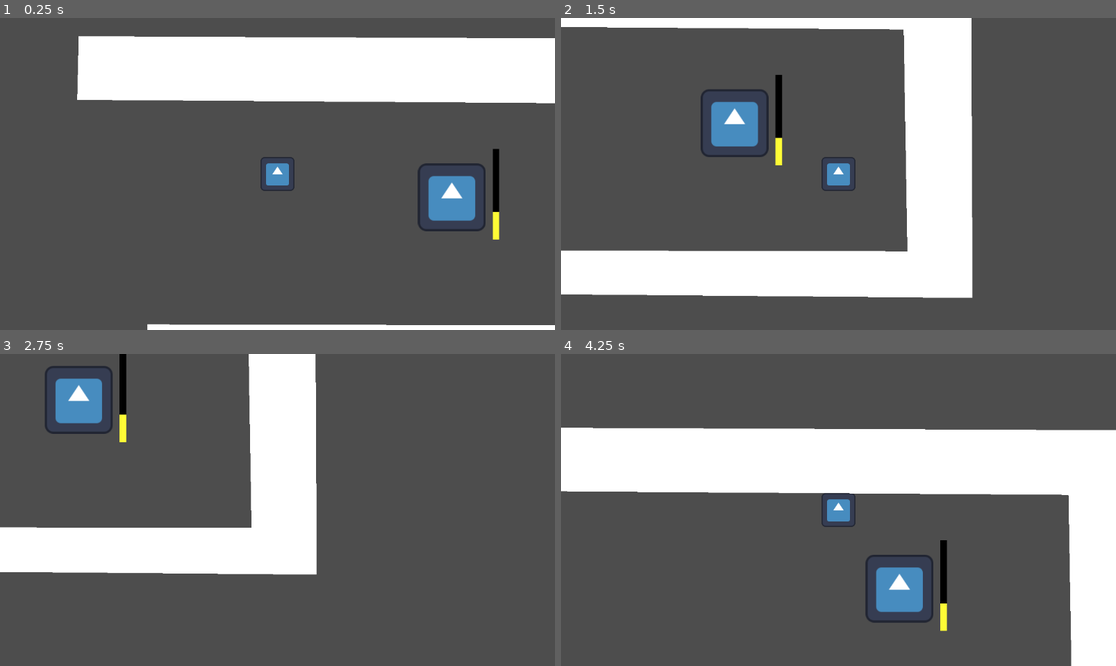
Above: before the commit, frames 1-4 (two rows, left to right).
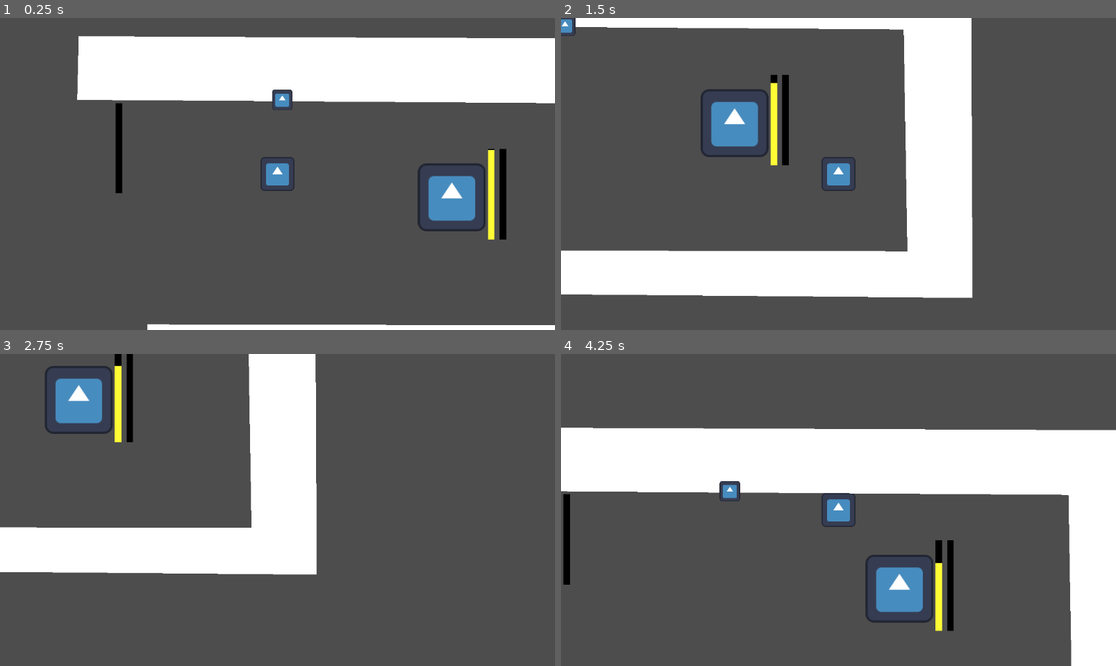
Above: after the commit, the same moments.

Repository: Marcopole11/minijam178
Game: Godot game, scene res://mundo.tscn
Same seed, same stepped clock (60 frames per second), same inputs: the game is played once before the commit and once after it. The engine's default icon, where the game draws it, is replaced by a stand-in: a white triangle on a blue panel in a dark square.
Inputs:
- Up to frame 1 (0.25 s): no input
- Up to frame 2 (1.5 s): hold D (move_right) 0.53-1.28 s; hold S (move_down) from 1.28 s (still down)
- Up to frame 3 (2.75 s): tap Enter at 2 s; release S (move_down) at 2.03 s; hold D (move_right) from 2.03 s (still down)
- Up to frame 4 (4.25 s): tap Space at 2.75 s; release D (move_right) at 2.78 s; hold W (move_up) 2.78-3.53 s; hold A (move_left) from 3.53 s (still down)

The runs differ from the first frame. In frame 1, 1.5% of the frame differs, in the area x 20-92%, y 22-72%; in frame 2, 1.1%; in frame 3, 0.9%; in frame 4, 1.5%.

Commit message:
Telefono de pisa

Diff:
--- a/minijam178/Scenes/heart.tscn
+++ b/minijam178/Scenes/heart.tscn
@@ -1,6 +1,6 @@
 [gd_scene load_steps=6 format=3 uid="uid://buraukd85vvlu"]
 
-[ext_resource type="Script" path="res://Scenes/heart.gd" id="1_7mgdm"]
+[ext_resource type="Script" path="res://Scripts/heart.gd" id="1_7mgdm"]
 [ext_resource type="Texture2D" uid="uid://bnry03au5ypvg" path="res://icon.svg" id="2_dhlfi"]
 [ext_resource type="Texture2D" uid="uid://cc60agepb8bb6" path="res://textures/bars/Texturastaminabg.png" id="3_pi4lc"]
 [ext_resource type="Texture2D" uid="uid://bm744ypxq3y1m" path="res://textures/bars/Texturastamina.png" id="4_vhjkl"]
@@ -8,17 +8,19 @@
 [sub_resource type="RectangleShape2D" id="RectangleShape2D_apqny"]
 size = Vector2(128, 128)
 
-[node name="Heart" type="StaticBody2D"]
+[node name="Heart" type="StaticBody2D" node_paths=PackedStringArray("interactor_Area", "need_bar", "rage_bar")]
 position = Vector2(0, -1)
 script = ExtResource("1_7mgdm")
+interactor_Area = NodePath("Interactor_Area")
+need_decrease = 0.1
+need_bar = NodePath("need_bar")
+rage_increase = 0.1
+rage_bar = NodePath("rage_bar")
 
-[node name="Icon" type="Sprite2D" parent="."]
-texture = ExtResource("2_dhlfi")
-
-[node name="TextureProgressBar" type="TextureProgressBar" parent="."]
-offset_left = 77.0
+[node name="need_bar" type="TextureProgressBar" parent="."]
+offset_left = 68.0
 offset_top = -91.0
-offset_right = 241.0
+offset_right = 232.0
 offset_bottom = 1373.0
 scale = Vector2(0.0764532, 0.116335)
 value = 30.0
@@ -26,6 +28,20 @@
 texture_under = ExtResource("3_pi4lc")
 texture_progress = ExtResource("4_vhjkl")
 
+[node name="rage_bar" type="TextureProgressBar" parent="."]
+offset_left = 90.0
+offset_top = -91.0
+offset_right = 254.0
+offset_bottom = 1373.0
+scale = Vector2(0.0764532, 0.116335)
+value = 30.0
+fill_mode = 3
+texture_under = ExtResource("3_pi4lc")
+texture_progress = ExtResource("4_vhjkl")
+
+[node name="Icon" type="Sprite2D" parent="."]
+texture = ExtResource("2_dhlfi")
+
 [node name="Interactor_Area" type="Area2D" parent="."]
 position = Vector2(2, 0)
 
--- /dev/null
+++ b/minijam178/Scenes/phone.tscn
@@ -0,0 +1,26 @@
+[gd_scene load_steps=5 format=3 uid="uid://byc6xlkqcithr"]
+
+[ext_resource type="Script" path="res://Scripts/phone.gd" id="1_nvc3l"]
+[ext_resource type="Texture2D" uid="uid://bnry03au5ypvg" path="res://icon.svg" id="2_ty8sn"]
+[ext_resource type="AudioStream" uid="uid://ccwfdxnqflylh" path="res://Sounds/Cartoon phone call (sound effect) [uO6G3g5UZKA].mp3" id="3_l0i3a"]
+
+[sub_resource type="CircleShape2D" id="CircleShape2D_o55th"]
+radius = 40.0
+
+[node name="phone" type="Node2D" node_paths=PackedStringArray("call_sound")]
+script = ExtResource("1_nvc3l")
+call_sound = NodePath("AudioStreamPlayer2D")
+
+[node name="Area2D" type="Area2D" parent="."]
+
+[node name="CollisionShape2D" type="CollisionShape2D" parent="Area2D"]
+shape = SubResource("CircleShape2D_o55th")
+
+[node name="Icon" type="Sprite2D" parent="Area2D"]
+scale = Vector2(0.3, 0.3)
+texture = ExtResource("2_ty8sn")
+
+[node name="AudioStreamPlayer2D" type="AudioStreamPlayer2D" parent="."]
+stream = ExtResource("3_l0i3a")
+
+[connection signal="body_entered" from="Area2D" to="." method="_on_area_2d_body_entered"]
--- /dev/null
+++ b/minijam178/Scenes/pizzaguy.tscn
@@ -0,0 +1,40 @@
+[gd_scene load_steps=6 format=3 uid="uid://i42moxoncfea"]
+
+[ext_resource type="Texture2D" uid="uid://bnry03au5ypvg" path="res://icon.svg" id="1_m3da7"]
+[ext_resource type="Script" path="res://Scripts/food_processor.gd" id="1_v7kgq"]
+[ext_resource type="Texture2D" uid="uid://cc60agepb8bb6" path="res://textures/bars/Texturastaminabg.png" id="2_ubgcb"]
+[ext_resource type="Texture2D" uid="uid://bm744ypxq3y1m" path="res://textures/bars/Texturastamina.png" id="3_op8x0"]
+
+[sub_resource type="CircleShape2D" id="CircleShape2D_kqqdw"]
+radius = 124.326
+
+[node name="Pizzaguy" type="StaticBody2D" node_paths=PackedStringArray("timeleft_bar", "pizzaGuy_sprite")]
+script = ExtResource("1_v7kgq")
+timeleft_bar = NodePath("timeleft_bar")
+pizzaGuy_sprite = NodePath("Icon")
+
+[node name="Icon" type="Sprite2D" parent="."]
+texture = ExtResource("1_m3da7")
+
+[node name="Area2D" type="Area2D" parent="."]
+
+[node name="CollisionShape2D" type="CollisionShape2D" parent="Area2D"]
+shape = SubResource("CircleShape2D_kqqdw")
+
+[node name="pizzaTimer" type="Timer" parent="."]
+wait_time = 5.0
+one_shot = true
+
+[node name="timeleft_bar" type="TextureProgressBar" parent="."]
+offset_left = 80.0
+offset_top = -74.0
+offset_right = 244.0
+offset_bottom = 1390.0
+scale = Vector2(0.0764532, 0.116335)
+value = 30.0
+fill_mode = 3
+texture_under = ExtResource("2_ubgcb")
+texture_progress = ExtResource("3_op8x0")
+
+[connection signal="body_entered" from="Area2D" to="." method="_on_area_2d_body_entered"]
+[connection signal="timeout" from="pizzaTimer" to="." method="_on_timer_timeout"]
--- a/minijam178/Scenes/player.tscn
+++ b/minijam178/Scenes/player.tscn
@@ -6,7 +6,7 @@
 [sub_resource type="RectangleShape2D" id="RectangleShape2D_5puha"]
 size = Vector2(64, 64)
 
-[node name="Player" type="CharacterBody2D"]
+[node name="Player" type="CharacterBody2D" groups=["player"]]
 position = Vector2(385, 274)
 motion_mode = 1
 script = ExtResource("1_g4ryt")
--- /dev/null
+++ b/minijam178/Scripts/food_processor.gd
@@ -0,0 +1,28 @@
+extends StaticBody2D
+
+@export var timeleft_bar:TextureProgressBar
+@export var pizzaGuy_sprite:Sprite2D
+@export var phone:Node2D
+
+@onready var pizzaTimer: Timer = $pizzaTimer
+
+signal phone_sound
+
+# Called when the node enters the scene tree for the first time.
+func _ready() -> void:
+	phone.calling_pizza.connect(_on_calling_pizza)
+	phone_sound.connect(phone.play_sound)
+# Called every frame. 'delta' is the elapsed time since the previous frame.
+func _process(delta: float) -> void:
+	timeleft_bar.value = pizzaTimer.time_left/pizzaTimer.wait_time * 100
+
+func _on_calling_pizza():
+	if !pizzaGuy_sprite.visible and pizzaTimer.is_stopped():
+		pizzaTimer.start()
+		phone_sound.emit()
+
+func _on_area_2d_body_entered(body: Node2D) -> void:
+	pizzaGuy_sprite.hide()
+
+func _on_timer_timeout() -> void:
+	pizzaGuy_sprite.show()
--- a/minijam178/Scenes/heart.gd
+++ b/minijam178/Scripts/heart.gd
@@ -2,22 +2,43 @@
 
 @export var interactor_Area:Area2D
 
-
 @export_category("stats")
-@export_group("needs")
+@export_group("needs") #all var related to needs of the monster
 @export var max_need:float = 100
 @export var need_increase:float = 10
+@export var need_decrease:float = 1
 @export var need:float = 0
-@export_group("rage")
+@export var need_bar:TextureProgressBar
+
+@export_group("rage") #all var related to the rage of the monster
 @export var max_rage:float = 100
 @export var rage_increase:float = 1
 @export var rage:float = 0
+@export var rage_bar:TextureProgressBar
 
 # Called when the node enters the scene tree for the first time.
 func _ready() -> void:
-	pass # Replace with function body.
-
+	need = max_need
 
 # Called every frame. 'delta' is the elapsed time since the previous frame.
 func _process(delta: float) -> void:
-	pass
+	need_bar.value = need
+	rage_bar.value = rage
+
+	needHandle()
+
+
+
+
+
+
+func interact():
+	need += need_increase
+
+
+
+func needHandle():
+	if need > 0:
+		need -= need_decrease
+	else:
+		rage += rage_increase
--- a/minijam178/Scripts/needcomponent.gd
+++ /dev/null
@@ -1,24 +0,0 @@
-extends Node2D
-class_name NeedComponent
-
-@export var interaction_area:Area2D
-
-@export var max_need:float = 15.0
-var need:float
-var rage:float
-# Called when the node enters the scene tree for the first time.
-func _ready() -> void:
-	need = max_need
-
-# Called every frame. 'delta' is the elapsed time since the previous frame.
-func _process(delta: float) -> void:
-	pass
-
-
-
-
-func need_rate(rate):
-	if need > 0:
-		need -= rate
-	else:
-		rage += 0.1
--- /dev/null
+++ b/minijam178/Scripts/phone.gd
@@ -0,0 +1,15 @@
+extends Node2D
+
+
+@export var call_sound:AudioStreamPlayer2D
+
+signal calling_pizza
+
+
+func _on_area_2d_body_entered(body: Node2D) -> void:
+	if body.is_in_group("player"):
+		print("player in area")
+		calling_pizza.emit()
+
+func play_sound():
+	call_sound.play()
--- a/minijam178/mundo.tscn
+++ b/minijam178/mundo.tscn
@@ -1,7 +1,9 @@
-[gd_scene load_steps=3 format=3 uid="uid://dfdeyk84wht86"]
+[gd_scene load_steps=5 format=3 uid="uid://dfdeyk84wht86"]
 
 [ext_resource type="PackedScene" uid="uid://o4yulb10i6ks" path="res://Scenes/player.tscn" id="1_4w6mk"]
 [ext_resource type="PackedScene" uid="uid://buraukd85vvlu" path="res://Scenes/heart.tscn" id="2_71hwq"]
+[ext_resource type="PackedScene" uid="uid://i42moxoncfea" path="res://Scenes/pizzaguy.tscn" id="3_wydr0"]
+[ext_resource type="PackedScene" uid="uid://byc6xlkqcithr" path="res://Scenes/phone.tscn" id="4_6xl0r"]
 
 [node name="Node2D" type="Node2D"]
 
@@ -11,12 +13,17 @@
 position = Vector2(10, 13)
 
 [node name="CollisionPolygon2D" type="CollisionPolygon2D" parent="Polygon2D"]
-
 polygon = PackedVector2Array(3, 96, 582, 97, 1141, 97, 1141, 574, 129, 576, 130, 545, 1111, 545, 1113, 123, 4, 126)
 
 [node name="Polygon2D" type="Polygon2D" parent="Polygon2D"]
-
 polygon = PackedVector2Array(0, 1, -3, 121, 1023, 128, 1030, 547, 130, 545, 123, 626, 1153, 635, 1150, 6)
 
 [node name="Heart" parent="." instance=ExtResource("2_71hwq")]
 position = Vector2(714, 318)
+
+[node name="Pizzaguy" parent="." node_paths=PackedStringArray("phone") instance=ExtResource("3_wydr0")]
+position = Vector2(0, 214)
+phone = NodePath("../phone")
+
+[node name="phone" parent="." instance=ExtResource("4_6xl0r")]
+position = Vector2(394, 134)
--- a/minijam178/project.godot
+++ b/minijam178/project.godot
@@ -18,6 +18,10 @@
 [dotnet]
 
 project/assembly_name="Minijam178"
+
+[global_group]
+
+player=""
 
 [input]
 
Not shown, added: minijam178/Assetsused.txt
Not shown, added: minijam178/Sounds/Cartoon phone call (sound effect) [uO6G3g5UZKA].mp3.import
Not shown, added: minijam178/Sounds/Cartoon phone call (sound effect) [uO6G3g5UZKA].mp3
